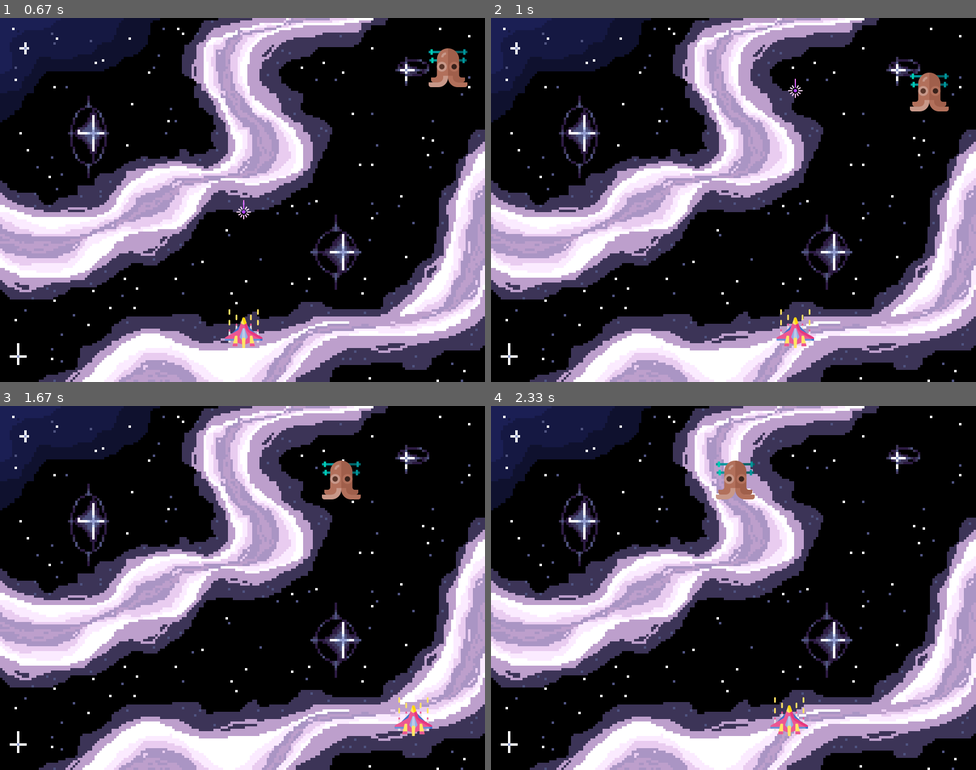
Above: before the commit, frames 1-4 (two rows, left to right).
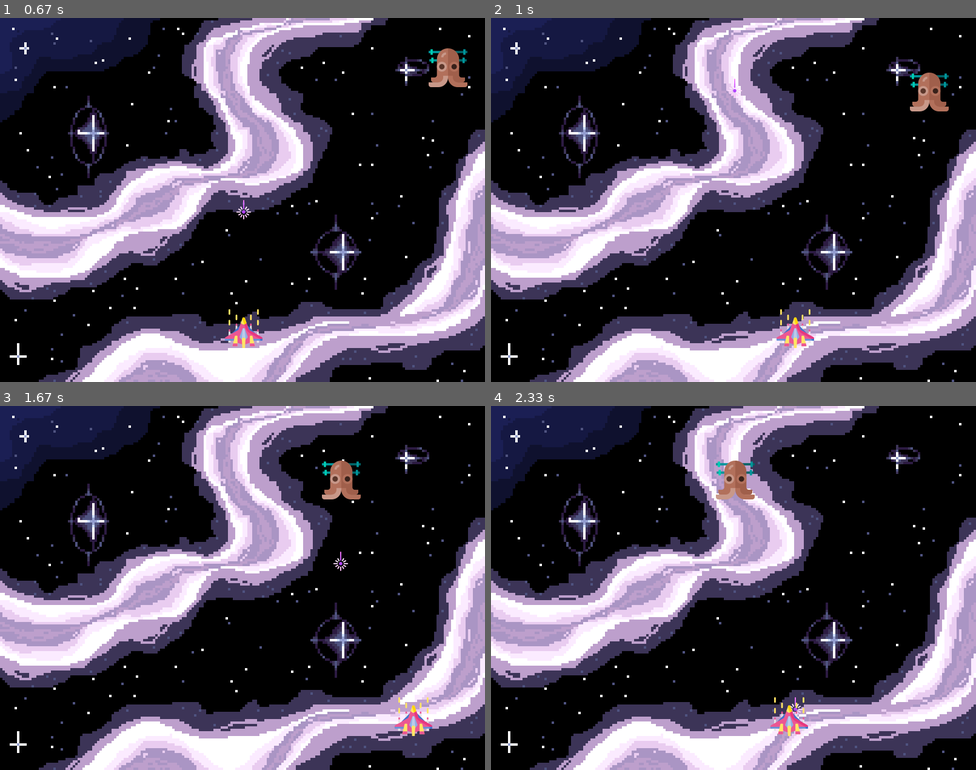
Above: after the commit, the same moments.

Repository: leahk39/pygame_ICS3U_LK
Game: pygame game, started from main.py
Same seed, same stepped clock (60 frames per second), same inputs: the game is played once before the commit and once after it.
Inputs:
- Up to frame 1 (0.67 s): tap Space at 0.33 s
- Up to frame 2 (1 s): hold Right from 0.67 s (still down); tap Space at 0.73 s
- Up to frame 3 (1.67 s): tap Space at 1.03, 1.23, 1.53 s; release Right at 1.13 s; hold Right 1.17-1.63 s
- Up to frame 4 (2.33 s): hold Left 1.67-2.2 s; tap Space at 1.73, 2.03, 2.3 s; hold Left from 2.23 s (still down)

Frame 1 is identical in both runs. In frame 2, less than 0.1% of the frame differs, in the area x 48-65%, y 16-22%; in frame 3, less than 0.1%; in frame 4, less than 0.1%.

Commit message:
vid 12 done

Diff:
--- a/main.py
+++ b/main.py
@@ -5,7 +5,7 @@
 pygame.init()
 
 # create the screen
-screen = pygame.display.set_mode((800,600))
+screen = pygame.display.set_mode((800, 600))
 
 # background
 background = pygame.image.load('spaceBack.png')
@@ -40,25 +40,29 @@
 laserY_change = 10
 laser_state = "ready"
 
-def player(x,y):
+
+def player(x, y):
     screen.blit(playerImg, (x, y))
 
-def enemy(x,y):
+
+def enemy(x, y):
     screen.blit(enemyImg, (x, y))
 
-def fire_laser(x,y):
+
+def fire_laser(x, y):
     global laser_state
     laser_state = "fire"
-    screen.blit(laserImg, (x + 16, y +10))
+    screen.blit(laserImg, (x + 16, y + 10))
+
 
 # game loop
 running = True
 while running:
 
     # RGB - red, green, blue
-    screen.fill((0,0,0))
+    screen.fill((0, 0, 0))
     # background image
-    screen.blit(background, (0,0))
+    screen.blit(background, (0, 0))
     for event in pygame.event.get():
         if event.type == pygame.QUIT:
             running = False
@@ -66,11 +70,14 @@
         # if keystroke is pressed check whether it is left or right
         if event.type == pygame.KEYDOWN:
             if event.key == pygame.K_LEFT:
-                playerX_change =- 5
+                playerX_change = - 5
             if event.key == pygame.K_RIGHT:
                 playerX_change = 5
             if event.key == pygame.K_SPACE:
-                fire_laser(playerX, laserY)
+                if laser_state == "ready":
+                    # get the current x coordinate of the spaceship
+                    laserX = playerX
+                    fire_laser(laserX, laserY)
 
         if event.type == pygame.KEYUP:
             if event.key == pygame.K_LEFT or event.key == pygame.K_RIGHT:
@@ -98,10 +105,14 @@
         enemyY += enemyY_change
 
     # laser movement
-    if laser_state is "fire":
-        fire_laser(playerX, laserY)
+    if laserY <= 0:
+        laserY = 480
+        laser_state = "ready"
+
+    if laser_state == "fire":
+        fire_laser(laserX, laserY)
         laserY -= laserY_change
 
-    player(playerX,playerY)
+    player(playerX, playerY)
     enemy(enemyX, enemyY)
     pygame.display.update()
